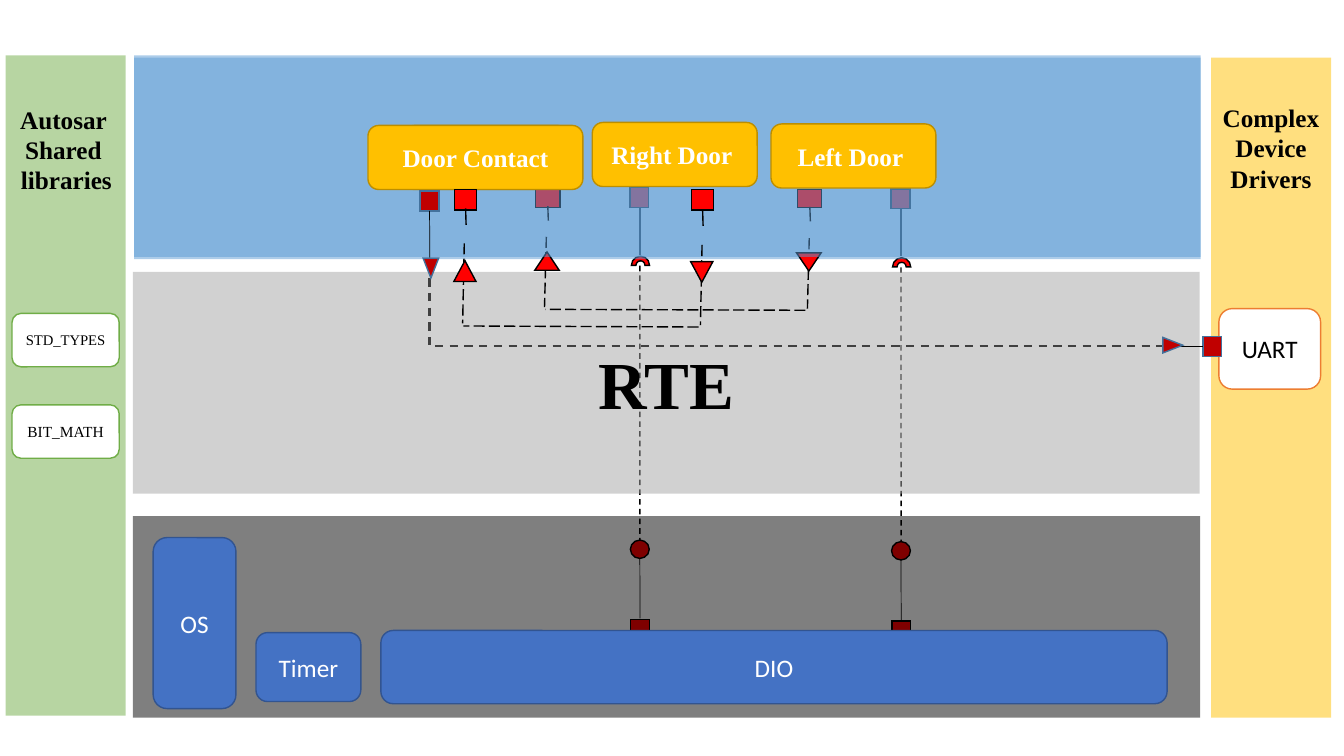
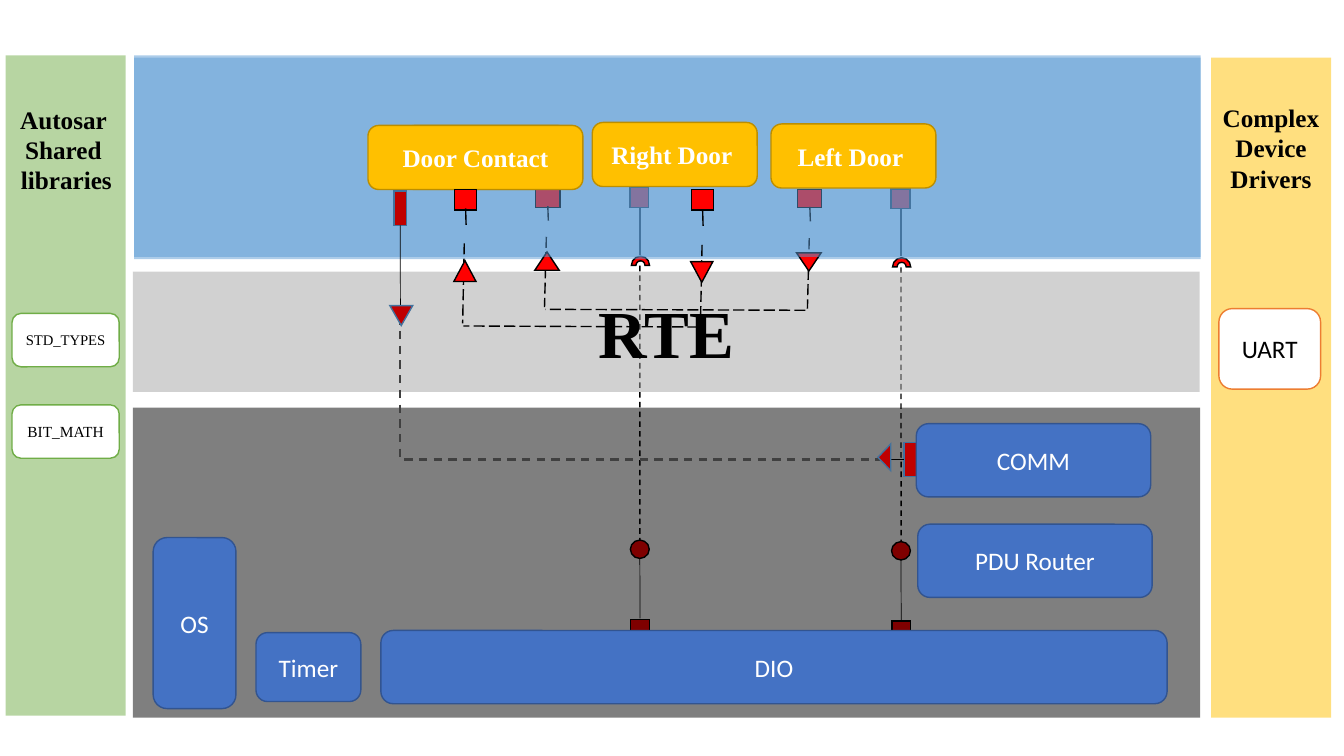
Before and after one commit to FatmaGomaa/AutosarCourseAssignment, a slide deck: slide 1 of ECU1/Layered Architecture.pptx. Drawn at 1344x756 pixels with LibreOffice and Linux fonts; fonts in the diff are those of the drawing. Boxes give left, top, right and bottom in pixels: in the first picture for what was removed or moved away, otherwise in the second. Text is boxed around its words. In the diff, an @@ line names an element or a change of style, - is before the commit and + after.

```diff
--- a/ECU1/Layered Architecture.pptx
+++ b/ECU1/Layered Architecture.pptx
@@ rectangle: place and size @@
-rectangle at (420, 191, 440, 211)
+rectangle at (394, 191, 406, 225)
@@ line moved from (430, 211) - (430, 260) to (400, 226) - (400, 310) @@
@@ rectangle "RTE": place and size @@
-rectangle "RTE" at (133, 272, 1200, 494)
+rectangle "RTE" at (133, 272, 1200, 392)
@@ triangle: place and size @@
-triangle at (423, 258, 439, 278)
+triangle at (390, 306, 413, 326)
@@ group removed at (430, 263, 1222, 357): 1 elbow line, 1 rectangle, 1 line, 1 triangle @@
@@ rectangle: place and size @@
-rectangle at (133, 516, 1201, 718)
+rectangle at (133, 407, 1201, 718)
@@ group added at (400, 317, 917, 477): 1 elbow line, 1 rectangle, 1 line, 1 triangle @@
@@ rounded rectangle added at (917, 423, 1151, 497), fill #4472C4, outline #325491 1 pt, 18 pt, text #FFFFFF @@
+COMM
@@ rounded rectangle added at (918, 524, 1152, 598), fill #4472C4, outline #325491 1 pt, 18 pt, text #FFFFFF @@
+PDU Router
```
Also in this commit, not shown: 7 other files.
